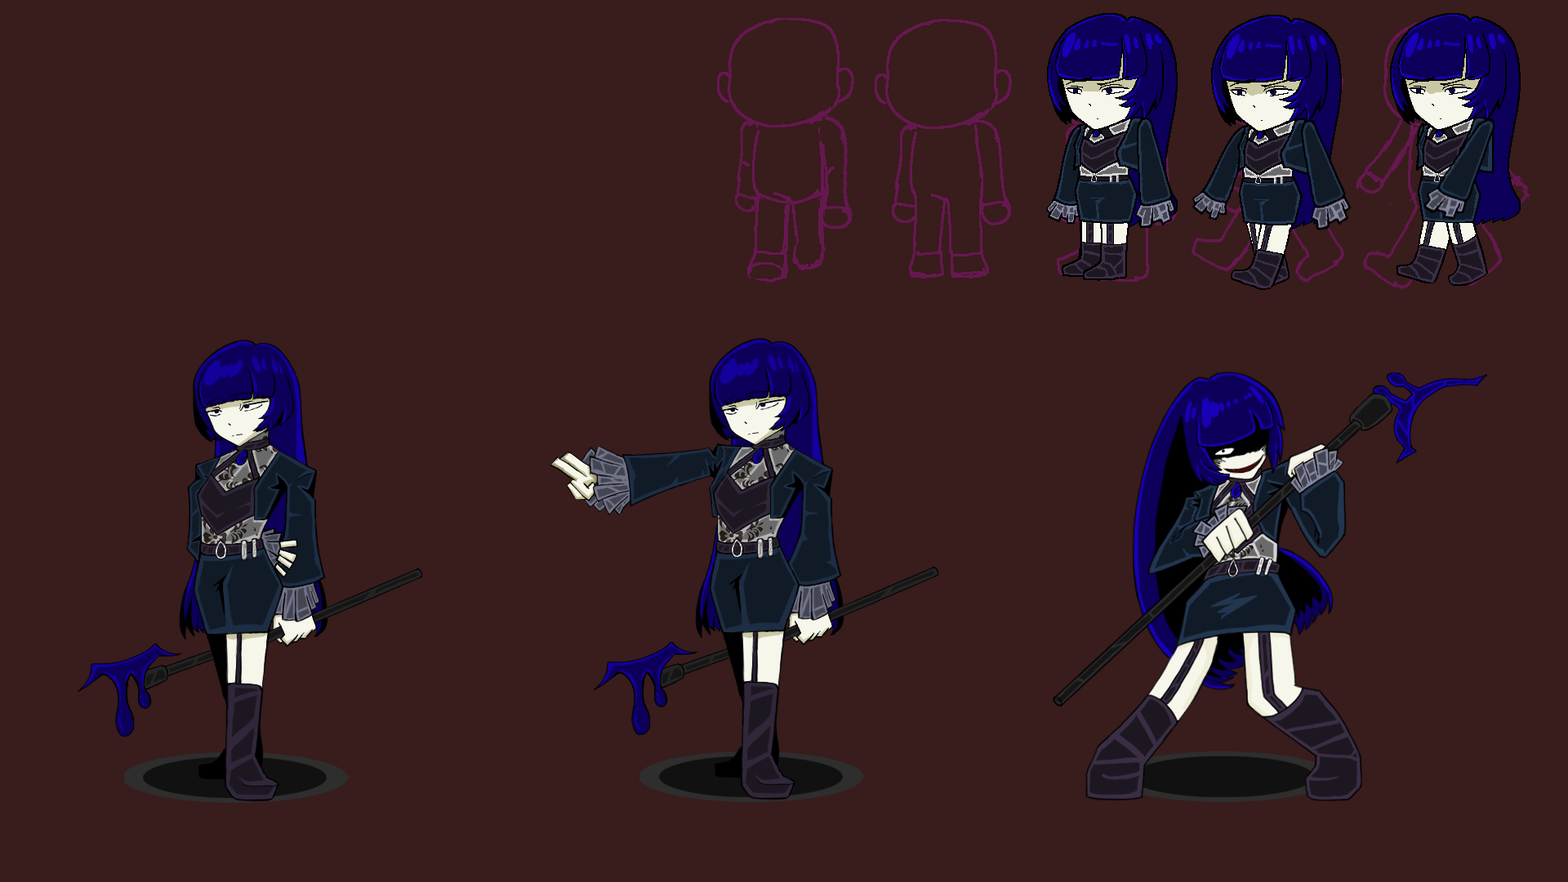
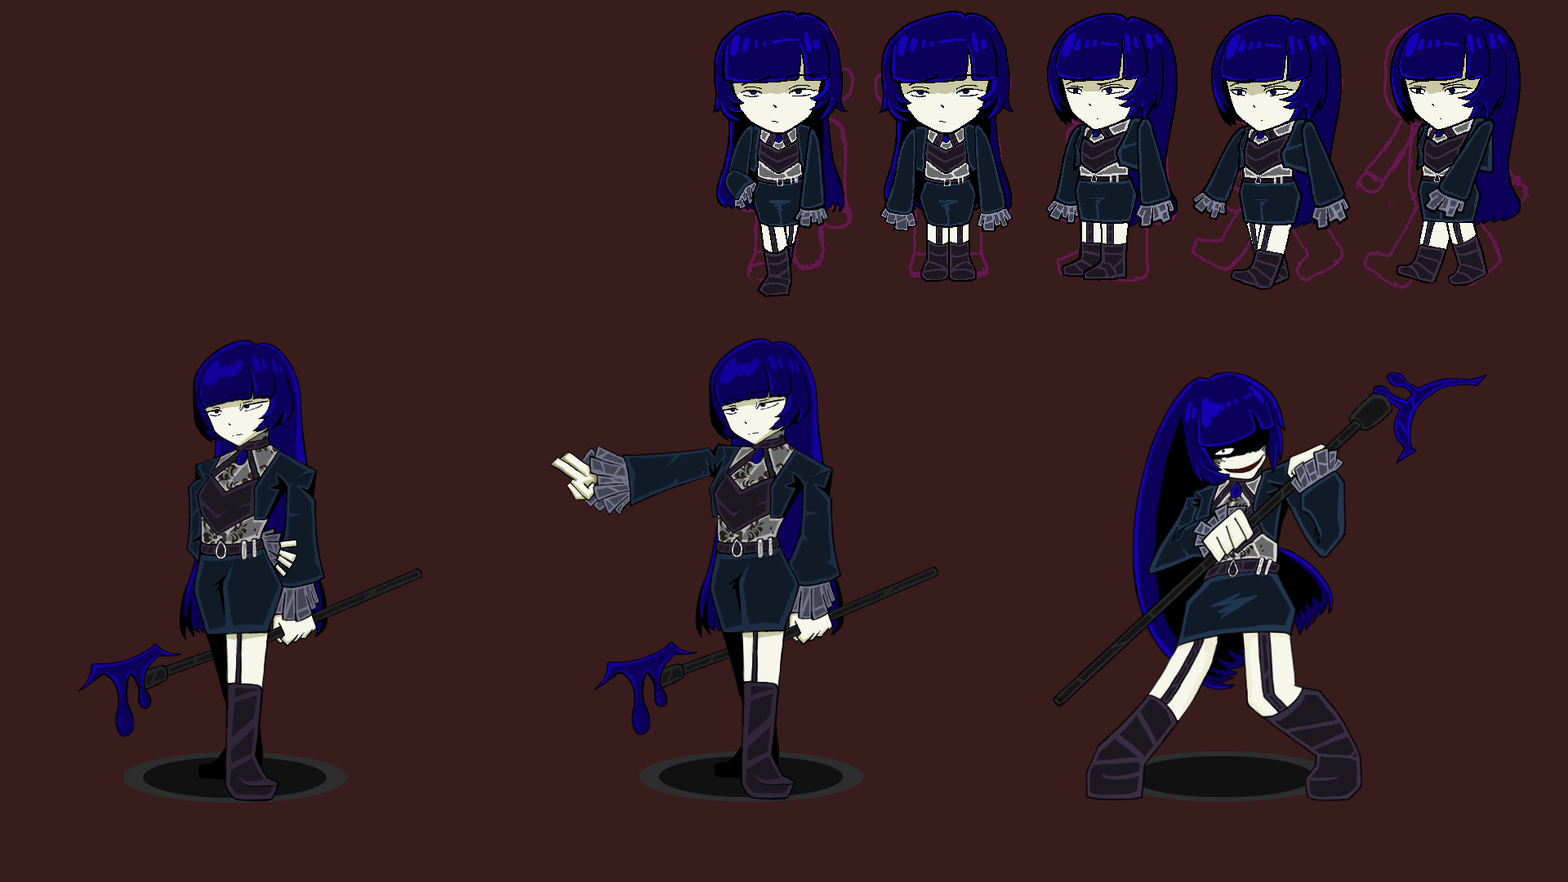
Layered file, before and after one edit (1568×882). Changes by layer:
added group "SD앞" with 44 layers above "SD옆" over [709, 10, 1014, 298]
added group "전진1" (1st of 2, in "SD앞") with 23 layers in group "SD앞" over [709, 10, 848, 298]
added group "하체" (1st of 5, in "SD앞" › "전진1") with 4 layers in group "전진1" over [716, 70, 809, 298]
added layer "선" (3rd of 22, in "SD앞" › "전진1" › "하체") in group "하체" over [752, 177, 809, 298]
added layer "빛" (2nd of 21, in "SD앞" › "전진1" › "하체") (overlay) in group "하체" over [754, 179, 808, 296]
added layer "채색" (3rd of 22, in "SD앞" › "전진1" › "하체") in group "하체" over [716, 70, 809, 296]
added group "몸통" (1st of 5, in "SD앞" › "전진1") with 5 layers in group "전진1" over [712, 10, 848, 214]
added layer "빛" (4th of 21, in "SD앞" › "전진1" › "몸통") (overlay) in group "몸통" over [716, 11, 834, 208]
added layer "선" (5th of 22, in "SD앞" › "전진1" › "몸통") in group "몸통" over [712, 10, 848, 214]
added layer "채색" (5th of 22, in "SD앞" › "전진1" › "몸통") in group "몸통" over [714, 10, 847, 212]
added group "정지" (1st of 2, in "SD앞") with 19 layers in group "SD앞" over [878, 10, 1014, 282]
added group "하체" (2nd of 5, in "SD앞" › "정지") with 4 layers in group "정지" over [882, 63, 977, 282]
added layer "선" (6th of 22, in "SD앞" › "정지" › "하체") in group "하체" over [919, 177, 977, 282]
added layer "빛" (5th of 21, in "SD앞" › "정지" › "하체") (overlay) in group "하체" over [920, 179, 976, 282]
added layer "채색" (6th of 22, in "SD앞" › "정지" › "하체") in group "하체" over [882, 63, 976, 282]
added group "몸통" (2nd of 5, in "SD앞" › "정지") with 5 layers in group "정지" over [878, 10, 1014, 214]
added layer "빛" (8th of 21, in "SD앞" › "정지" › "몸통") (overlay) in group "몸통" over [882, 11, 1000, 208]
added layer "선" (9th of 22, in "SD앞" › "정지" › "몸통") in group "몸통" over [878, 10, 1014, 214]
added layer "채색" (9th of 22, in "SD앞" › "정지" › "몸통") in group "몸통" over [882, 10, 1013, 212]
painted on "Layer 0" over [709, 10, 1456, 298]
…and 29 more changes (26 added, 3 painted)